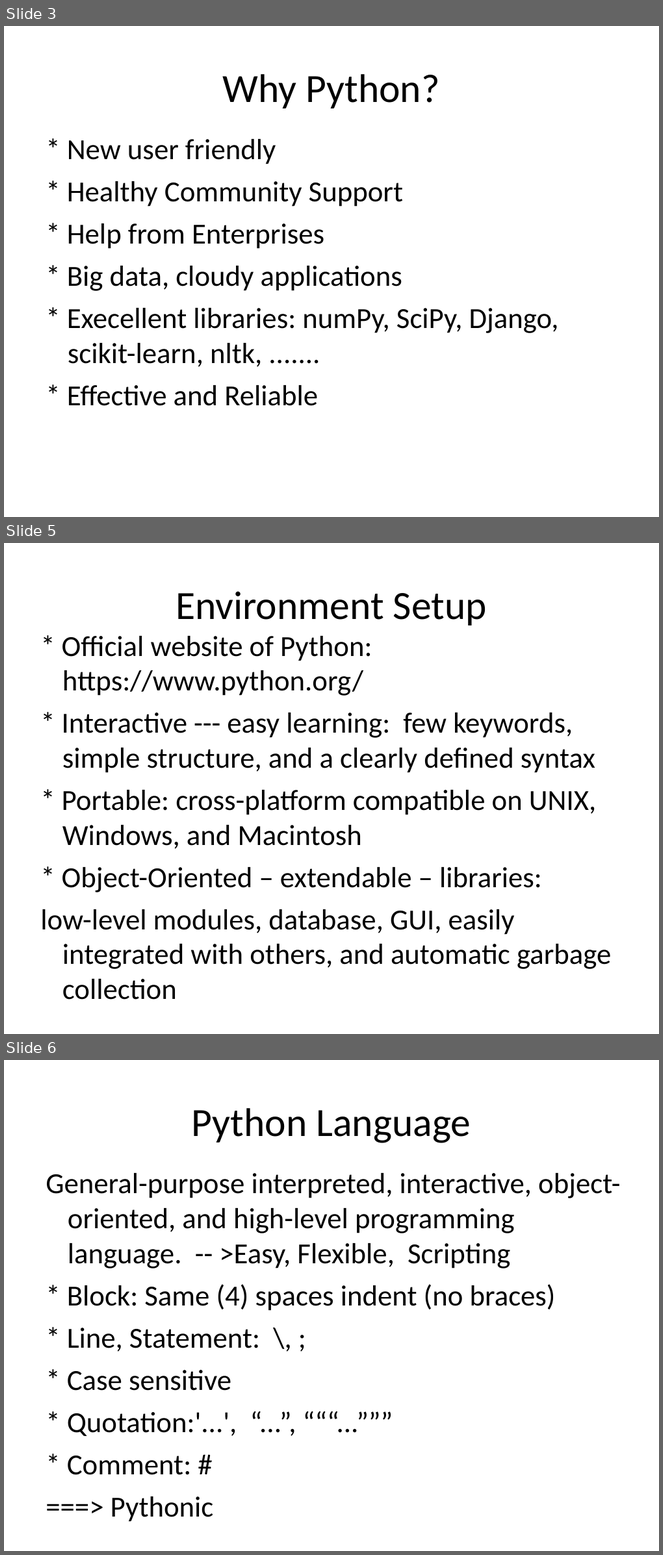
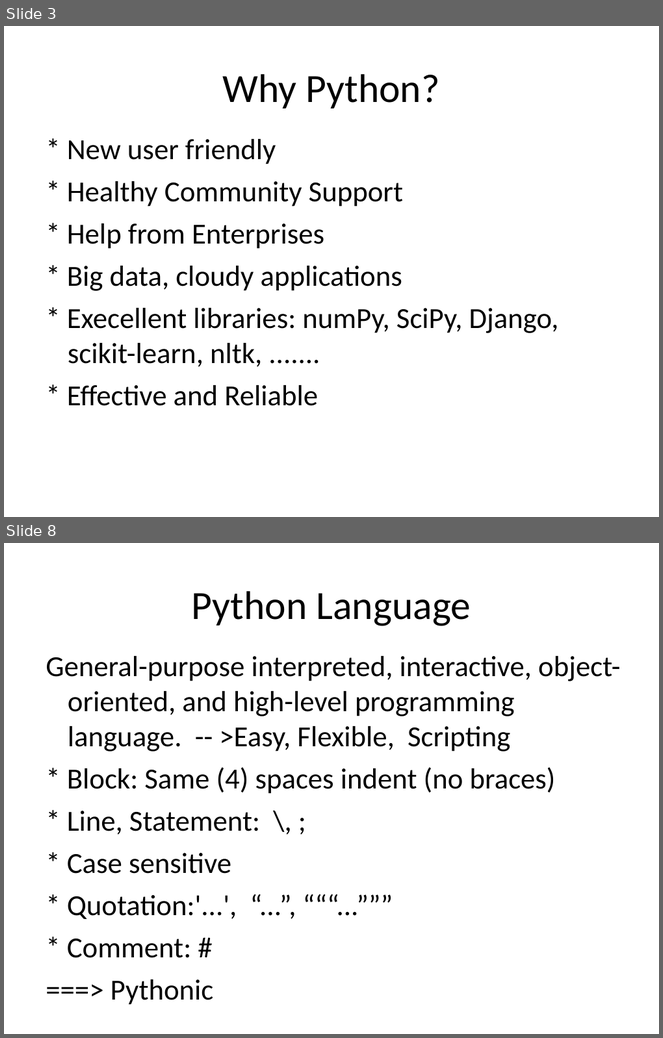
Before and after one commit to robin3795/Data, a slide deck: Python.ppt. Shown one above the other, each under a label of ours: slides 3, 5 and 6 before the commit, slides 3 and 8 after it; the slides between them are not shown. The pictures are 663x1555 and 663x1038 pixels, drawn with LibreOffice and Linux fonts; fonts in the diff are those of the drawing. Boxes give left, top, right and bottom in pixels: in the first picture for what was removed or moved away, otherwise in the second. Text is boxed around its words. In the diff, an @@ line names an element or a change of style, - is before the commit and + after.

```diff
--- a/Python.ppt
+++ b/Python.ppt
@@ slide 5 removed at (4,543,659,1034), background #FFFFFF @@
@@ free removed at (36,563,627,644) @@
-Environment Setup
@@ free removed at (31,624,623,997) @@
-* Official website of Python: https://www.python.org/
-* Interactive --- easy learning: few keywords, simple structure, and a clearly defined syntax
-* Portable: cross-platform compatible on UNIX, Windows, and Macintosh
-* Object-Oriented – extendable – libraries:
-low-level modules, database, GUI, easily integrated with others, and automatic garbage collection
@@ what was slide 6 is now slide 8 @@
```
Also in this commit, not shown: 3 slides changed, 9 slides added, 1 other slide removed.
